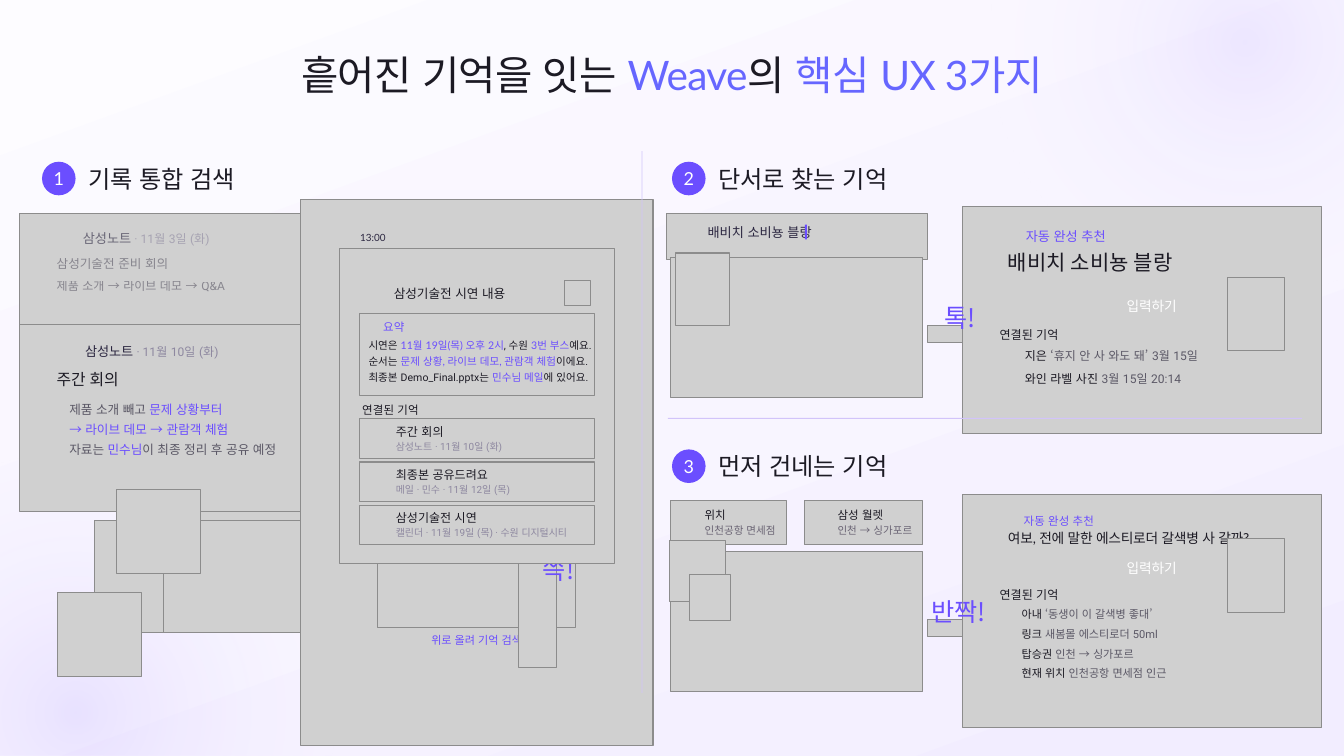
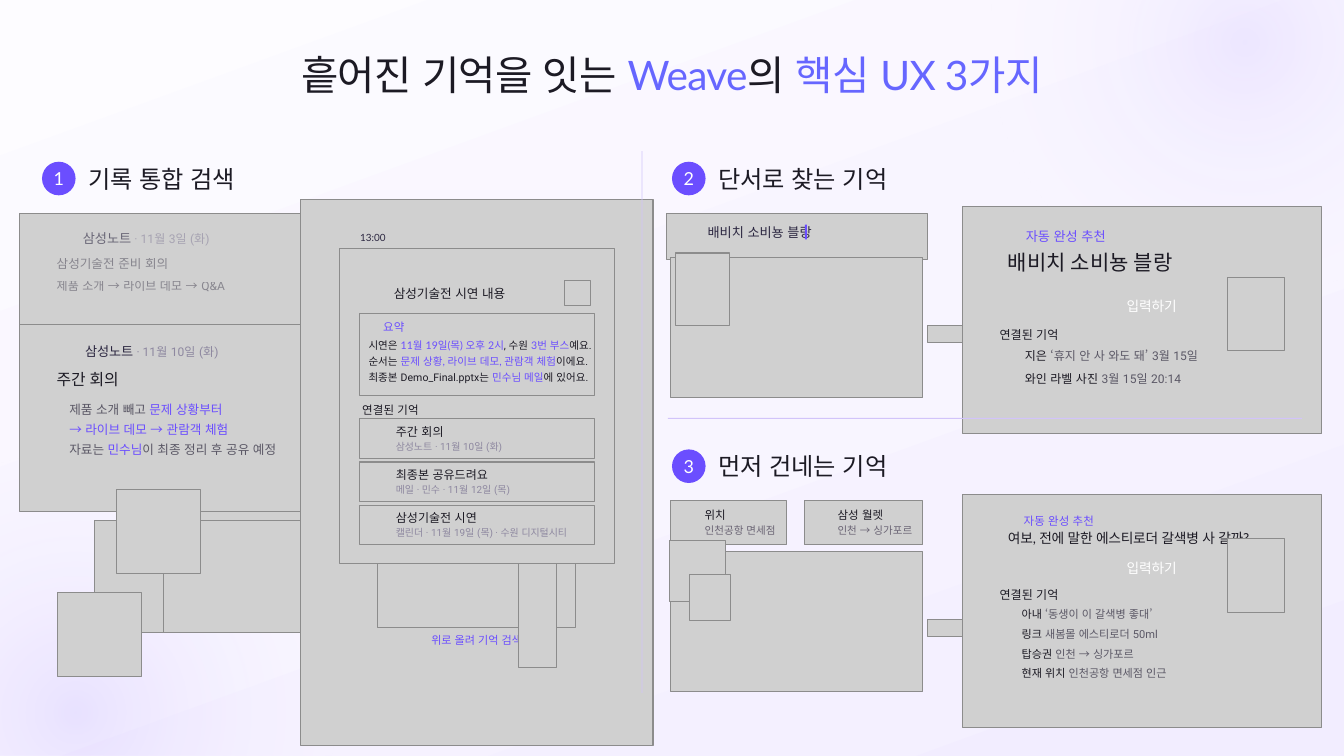
Before and after one commit to gnueaj/t3, a slide deck: slide 3 of weave/결선준비/09_HowItWorks/HowItWorks_Argon_claude.pptx. Drawn at 1344x756 pixels with LibreOffice and Linux fonts; fonts in the diff are those of the drawing; grey boxes stand for pictures; background and template pictures are left out. Boxes give left, top, right and bottom in pixels: in the first picture for what was removed or moved away, otherwise in the second. Text is boxed around its words. In the diff, an @@ line names an element or a change of style, - is before the commit and + after.

```diff
--- a/weave/결선준비/09_HowItWorks/HowItWorks_Argon_claude.pptx
+++ b/weave/결선준비/09_HowItWorks/HowItWorks_Argon_claude.pptx
@@ text removed at [944,301,975,333] @@
-톡!
@@ text removed at [543,563,574,585] @@
-쓱!
@@ text removed at [931,595,985,627] @@
-반짝!
```
Also in this commit, not shown: 2 other slides changed, 19 other files.
